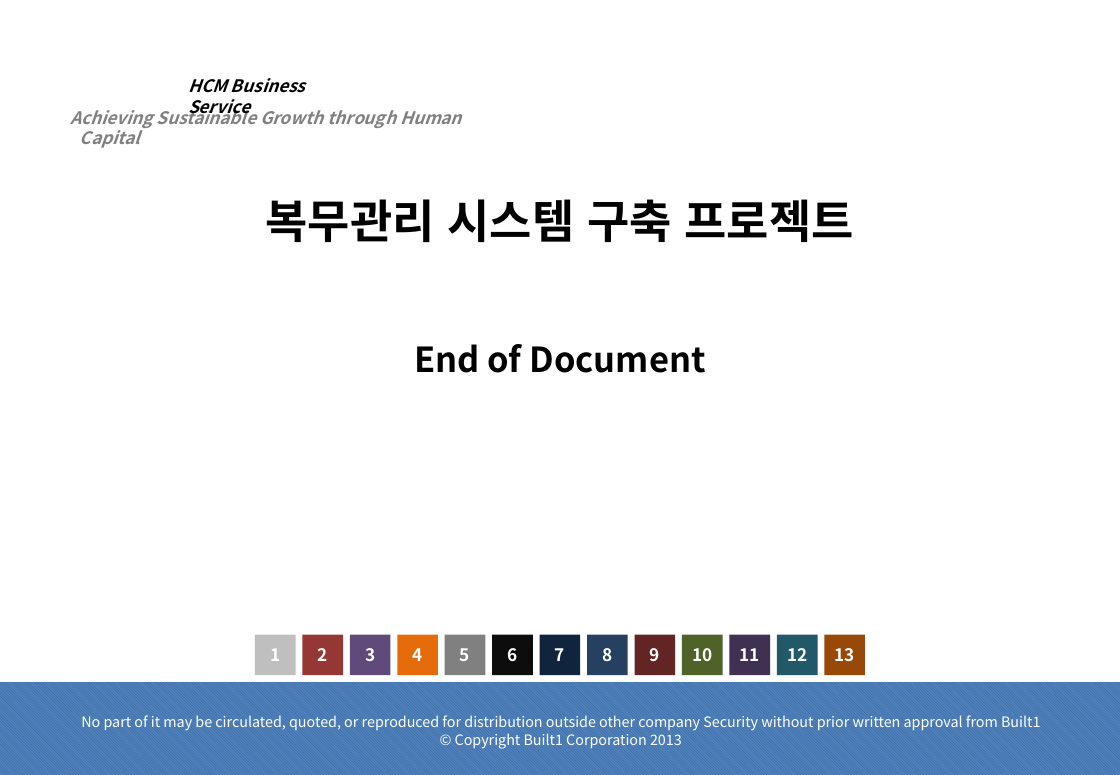
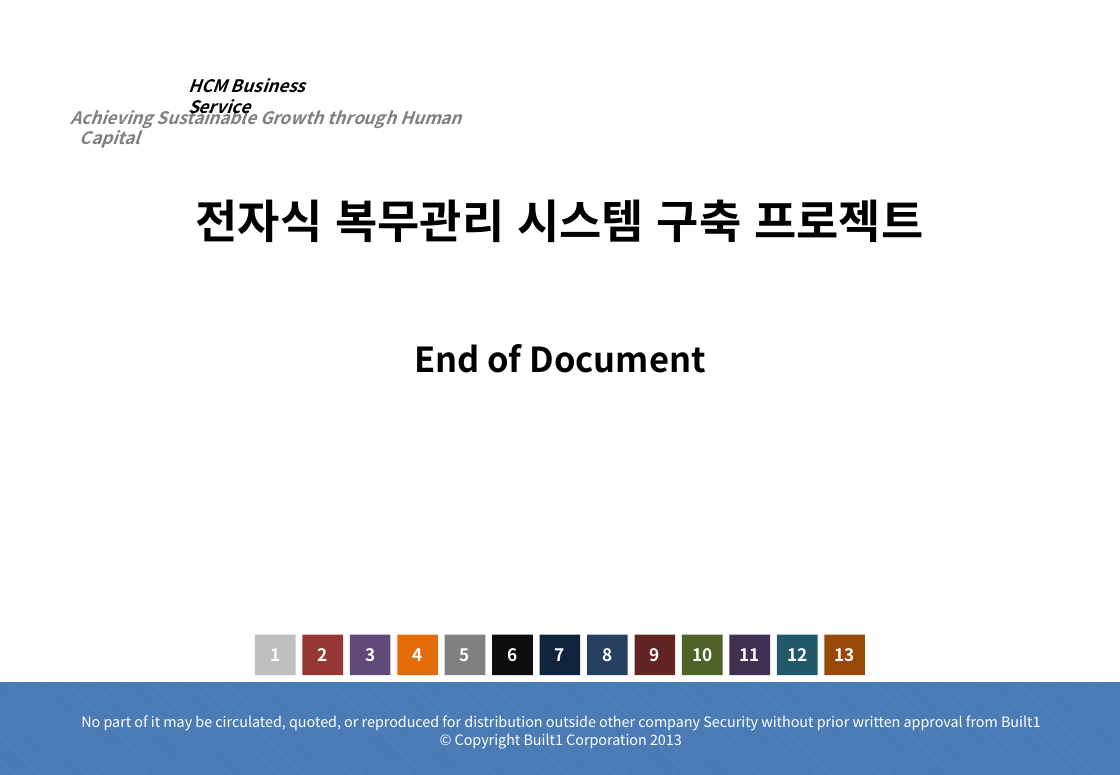
Before and after one commit to dims1111/ESM, a slide deck: slide 13 of document/30.설계(DP)/DP-1030.UI 설계서/DP-1030.설계서_ESM_SYS_1020.메뉴등록_20210201_v1.0.pptx. Drawn at 1120x775 pixels with LibreOffice and Linux fonts; fonts in the diff are those of the drawing; background and template pictures are left out. Boxes give left, top, right and bottom in pixels: in the first picture for what was removed or moved away, otherwise in the second. Text is boxed around its words. In the diff, an @@ line names an element or a change of style, - is before the commit and + after.

```diff
--- a/document/30.설계(DP)/DP-1030.UI 설계서/DP-1030.설계서_ESM_SYS_1020.메뉴등록_20210201_v1.0.pptx
+++ b/document/30.설계(DP)/DP-1030.UI 설계서/DP-1030.설계서_ESM_SYS_1020.메뉴등록_20210201_v1.0.pptx
@@ text at [196,199,923,242]: text changed @@
-복무관리 시스템 구축 프로젝트
+전자식 복무관리 시스템 구축 프로젝트
```
Also in this commit, not shown: 1 other slide changed, 5 other files.
